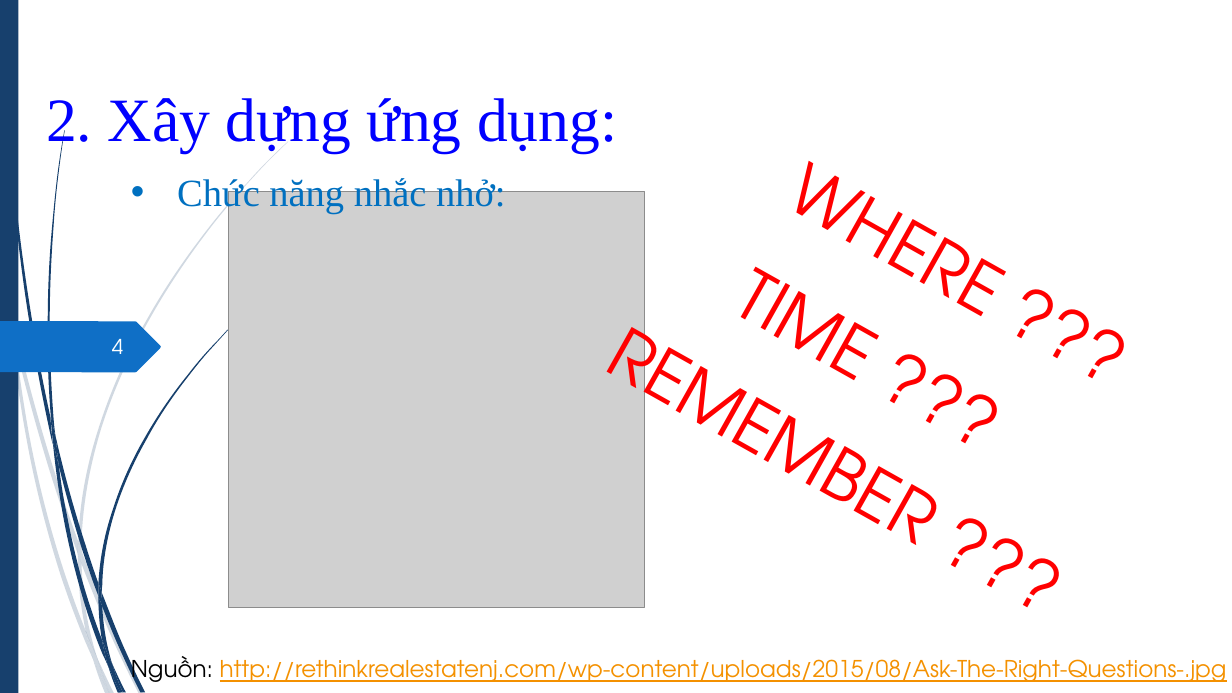
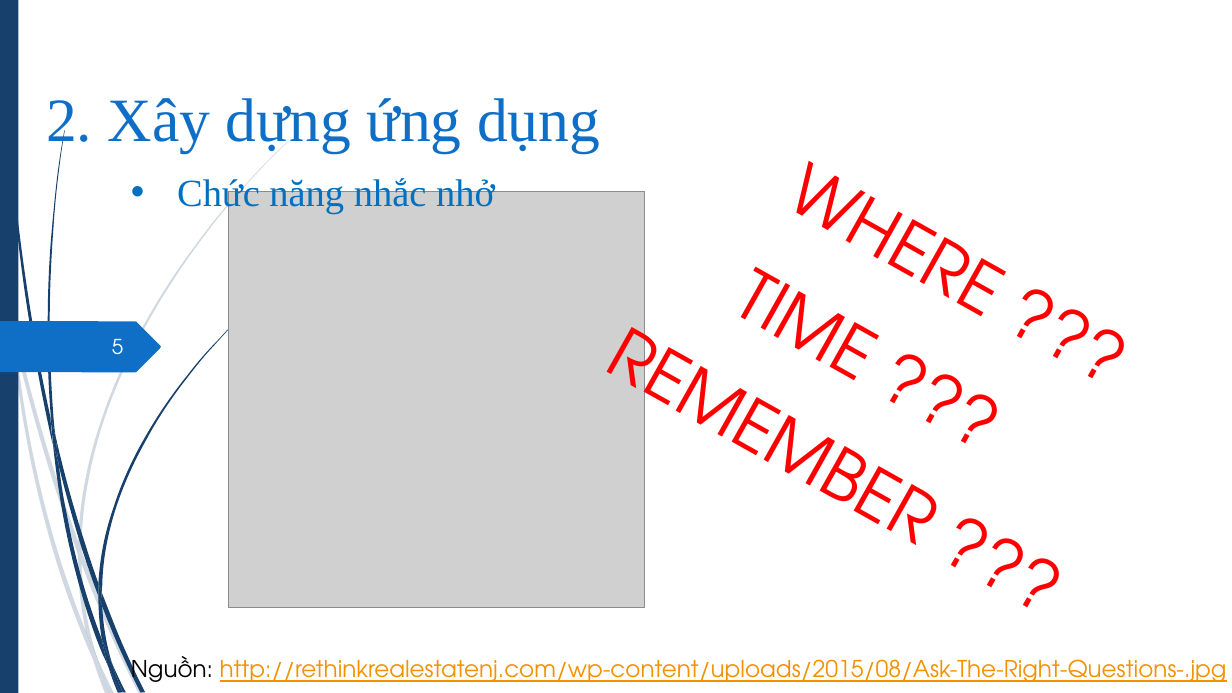
Before and after one commit to hvngoc/Presentation, a slide deck: slide 5 of slide 2.pptx (slide 4 before the commit). Drawn at 1232x693 pixels with LibreOffice and Linux fonts; fonts in the diff are those of the drawing; grey boxes stand for pictures. Boxes give left, top, right and bottom in pixels: in the first picture for what was removed or moved away, otherwise in the second. Text is boxed around its words. In the diff, an @@ line names an element or a change of style, - is before the commit and + after.

```diff
--- a/slide 2.pptx
+++ b/slide 2.pptx
@@ title at <box>46,98,600,153</box>: text changed; text colour #0000FF to #0F6FC6 @@
-2. Xây dựng ứng dụng:
+2. Xây dựng ứng dụng
@@ text at <box>177,176,495,214</box>: text changed @@
-• Chức năng nhắc nhở:
+• Chức năng nhắc nhở
@@ page number at <box>112,339,123,355</box>: text changed @@
-4
+5
```
Also in this commit, not shown: 12 other slides changed, 2 slides added.
